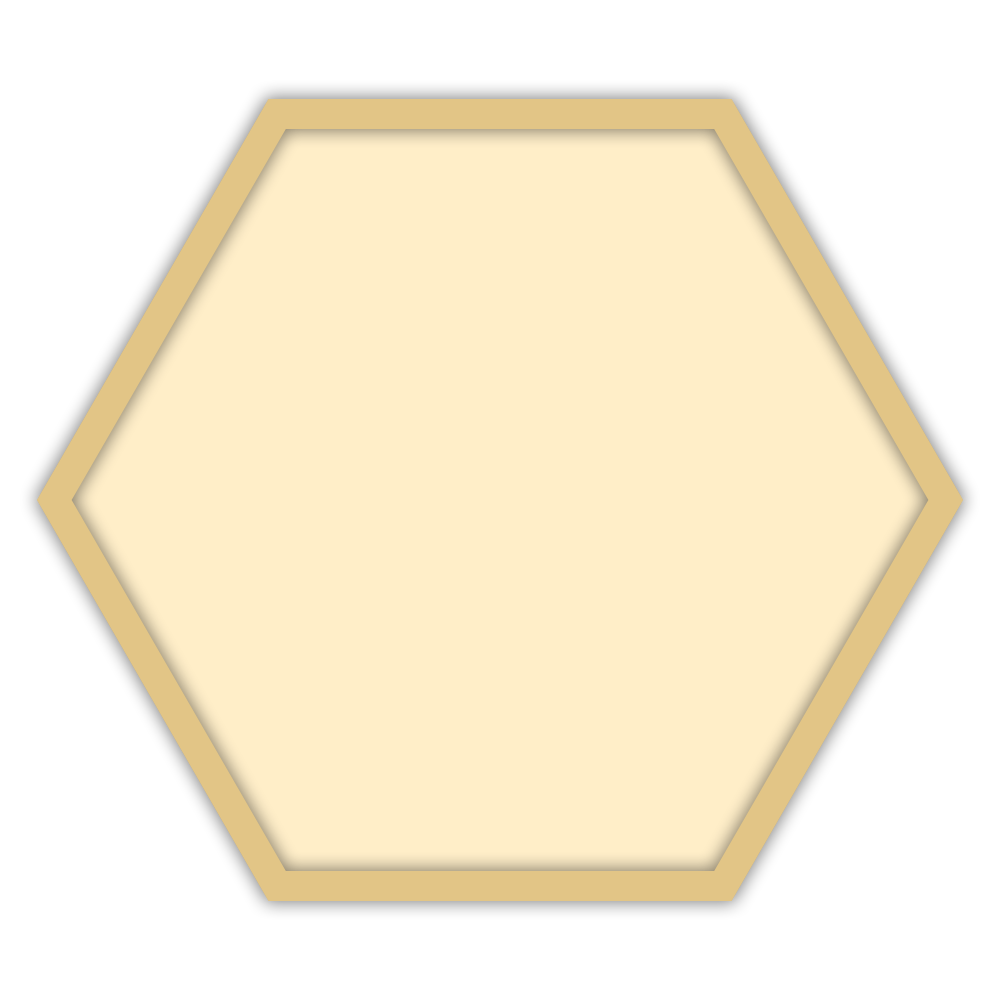
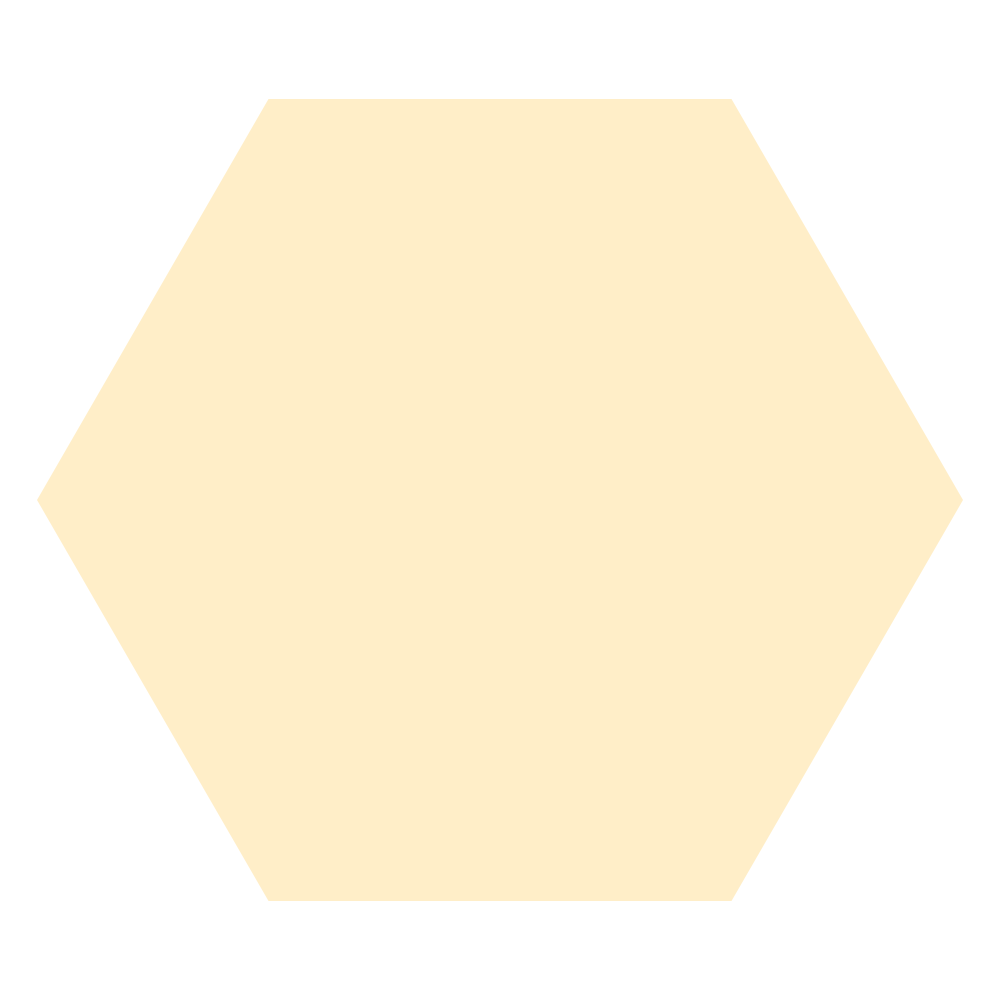
Revision of a layered 1000x1000 image; what changed, layer by layer:
hid "Polygon 1 copy" over (37, 99, 963, 901)
